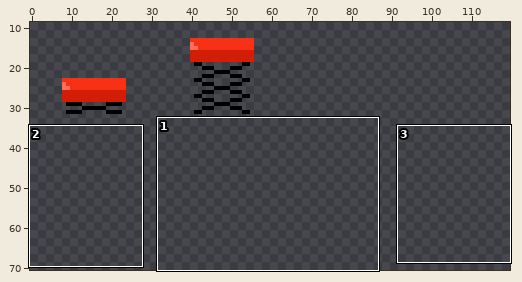
Two states of a sprite sheet, res/objects.png. The first picture is a wide view before the edit; the outline marks the close-up.
Close-up. Earlier state:
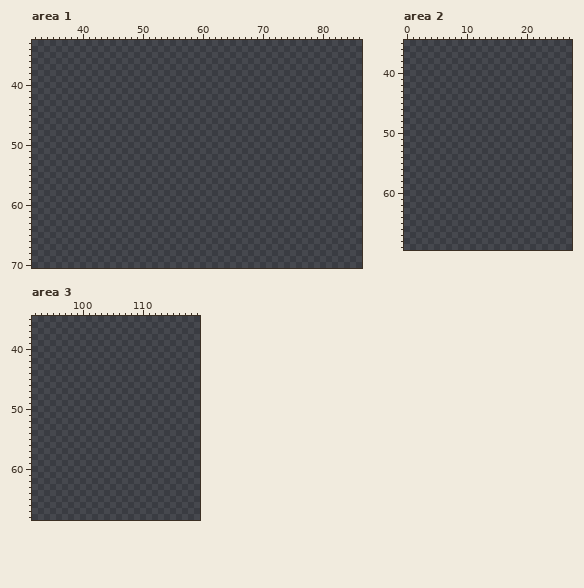
The file is 128x128 pixels. Shown: area 1: x 32..86, y 33..70; area 2: x 0..27, y 35..69; area 3: x 92..119, y 35..68. The wide view leaves out empty margins.
And afterwards:
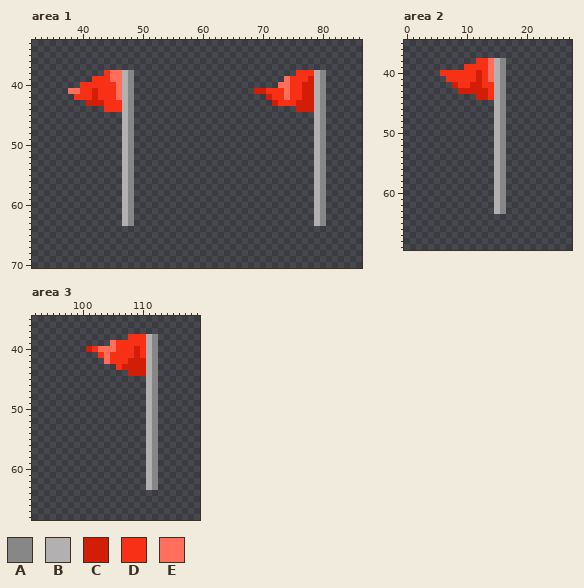
Palette (. is transparent): A #878787  B #b2b0b0  C #d21e06  D #f83016  E #ff6f5c
Changes in this commit:
--- area 1
@@ x 32..86 @@
 37 .......................................................
-38 .......................................................
-39 .......................................................
-40 .......................................................
-41 .......................................................
-42 .......................................................
-43 .......................................................
-44 .......................................................
-45 .......................................................
-46 .......................................................
-47 .......................................................
-48 .......................................................
-49 .......................................................
-50 .......................................................
-51 .......................................................
-52 .......................................................
-53 .......................................................
-54 .......................................................
-55 .......................................................
-56 .......................................................
-57 .......................................................
-58 .......................................................
-59 .......................................................
-60 .......................................................
-61 .......................................................
-62 .......................................................
-63 .......................................................
+38 ............DEEBA...........................DDDBA......
+39 ..........DDDEEBA.........................EDDDCBA......
+40 ........DDDDDDEBA........................EEDDCCBA......
+41 ......EEDDCDDDEBA....................CCDDDEDDCCBA......
+42 .......DDDCDDDEBA......................CDDEDDCCBA......
+43 .........CCCDDDBA.......................CDDDCCCBA......
+44 ............DDDBA...........................CCCBA......
+45 ...............BA..............................BA......
+46 ...............BA..............................BA......
+47 ...............BA..............................BA......
+48 ...............BA..............................BA......
+49 ...............BA..............................BA......
+50 ...............BA..............................BA......
+51 ...............BA..............................BA......
+52 ...............BA..............................BA......
+53 ...............BA..............................BA......
+54 ...............BA..............................BA......
+55 ...............BA..............................BA......
+56 ...............BA..............................BA......
+57 ...............BA..............................BA......
+58 ...............BA..............................BA......
+59 ...............BA..............................BA......
+60 ...............BA..............................BA......
+61 ...............BA..............................BA......
+62 ...............BA..............................BA......
+63 ...............BA..............................BA......
 64 .......................................................
--- area 2
@@ x 4..18 @@
 37 ...............
-38 ...............
-39 ...............
-40 ...............
-41 ...............
-42 ...............
-43 ...............
-44 ...............
-45 ...............
-46 ...............
-47 ...............
-48 ...............
-49 ...............
-50 ...............
-51 ...............
-52 ...............
-53 ...............
-54 ...............
-55 ...............
-56 ...............
-57 ...............
-58 ...............
-59 ...............
-60 ...............
-61 ...............
-62 ...............
-63 ...............
+38 ........DDEBA..
+39 ......DDDDEBA..
+40 ..DDDDDDCDEBA..
+41 ...DDDDDCDEBA..
+42 ....CDDCCDDBA..
+43 .....CCCCCDBA..
+44 ........CCDBA..
+45 ...........BA..
+46 ...........BA..
+47 ...........BA..
+48 ...........BA..
+49 ...........BA..
+50 ...........BA..
+51 ...........BA..
+52 ...........BA..
+53 ...........BA..
+54 ...........BA..
+55 ...........BA..
+56 ...........BA..
+57 ...........BA..
+58 ...........BA..
+59 ...........BA..
+60 ...........BA..
+61 ...........BA..
+62 ...........BA..
+63 ...........BA..
 64 ...............
--- area 3
@@ x 99..114 @@
 37 ................
-38 ................
-39 ................
-40 ................
-41 ................
-42 ................
-43 ................
-44 ................
-45 ................
-46 ................
-47 ................
-48 ................
-49 ................
-50 ................
-51 ................
-52 ................
-53 ................
-54 ................
-55 ................
-56 ................
-57 ................
-58 ................
-59 ................
-60 ................
-61 ................
-62 ................
-63 ................
+38 .........DDDBA..
+39 ......EDDDDDBA..
+40 ..CDEEEDDDCDBA..
+41 ....DEDDDDCDBA..
+42 .....EDDDCCCBA..
+43 .......DCCCCBA..
+44 .........CCCBA..
+45 ............BA..
+46 ............BA..
+47 ............BA..
+48 ............BA..
+49 ............BA..
+50 ............BA..
+51 ............BA..
+52 ............BA..
+53 ............BA..
+54 ............BA..
+55 ............BA..
+56 ............BA..
+57 ............BA..
+58 ............BA..
+59 ............BA..
+60 ............BA..
+61 ............BA..
+62 ............BA..
+63 ............BA..
 64 ................
